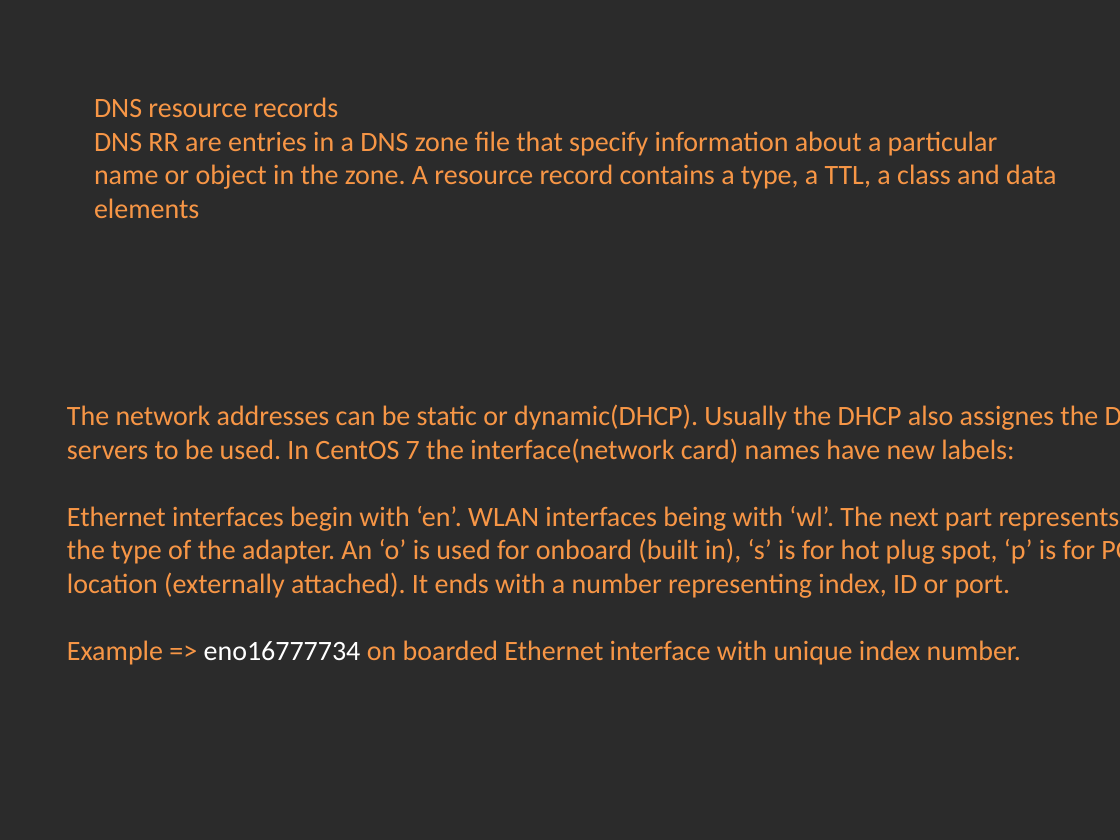
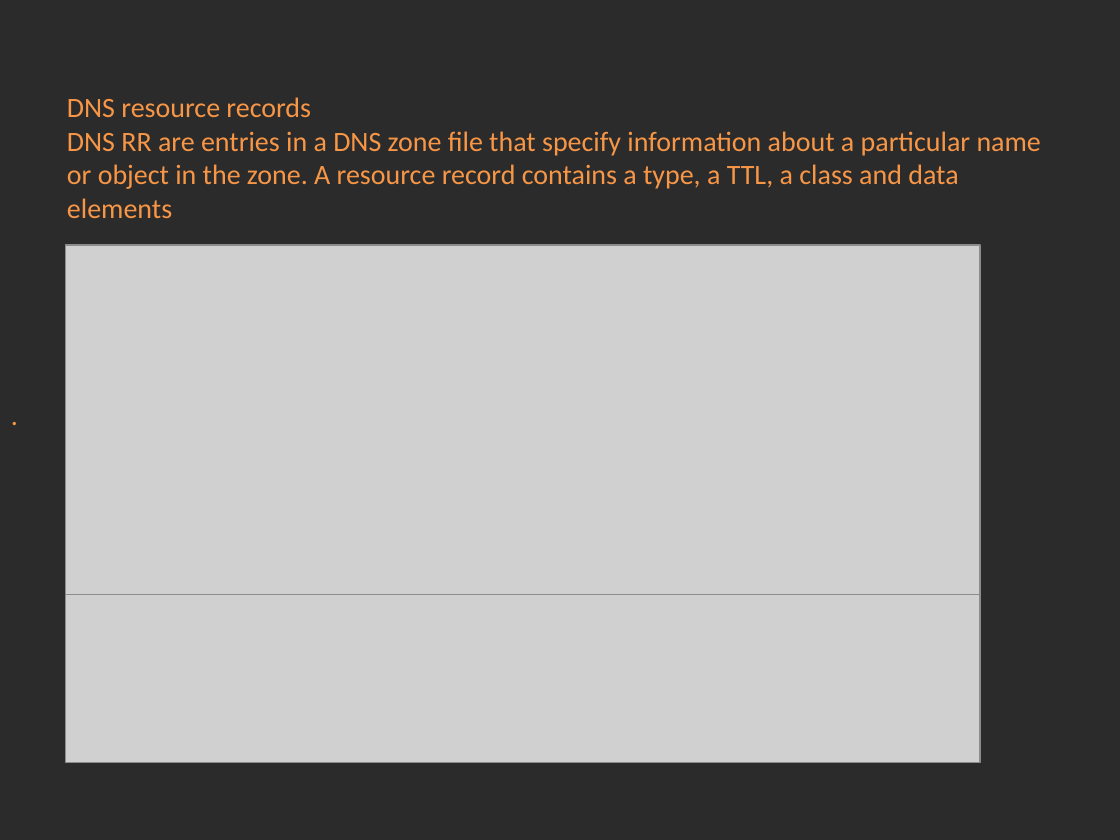
Before and after one commit to Academy-Soft-Intellect/Linux-Course, a slide deck: slide 4 of 06.Networking/06-DNS.pptx. Drawn at 1120x840 pixels with LibreOffice and Linux fonts; fonts in the diff are those of the drawing; grey boxes stand for pictures; background and template pictures are left out; a plain dark background stands for a picture behind light text. Boxes give left, top, right and bottom in pixels: in the first picture for what was removed or moved away, otherwise in the second. Text is boxed around its words. In the diff, an @@ line names an element or a change of style, - is before the commit and + after.

```diff
--- a/06.Networking/06-DNS.pptx
+++ b/06.Networking/06-DNS.pptx
@@ text "DNS resource records" rewrapped from (x1=94, y1=97, x2=1056, y2=218) to (x1=67, y1=97, x2=1041, y2=218) @@
@@ picture added at (x1=65, y1=245, x2=980, y2=597) @@
@@ text at (x1=67, y1=405, x2=1120, y2=665): text changed @@
-The network addresses can be static or dynamic(DHCP). Usually the DHCP also assignes the DNS servers to be used. In CentOS 7 the interface(network card) names have new labels:
-Ethernet interfaces begin with ‘en’. WLAN interfaces being with ‘wl’. The next part represents the type of the adapter. An ‘o’ is used for onboard (built in), ‘s’ is for hot plug spot, ‘p’ is for PCI location (externally attached). It ends with a number representing index, ID or port.
-Example => eno16777734 on boarded Ethernet interface with unique index number.
+.
@@ picture added at (x1=65, y1=595, x2=980, y2=762) @@
```
Also in this commit, not shown: 1 other slide changed, 2 slides added, 1 slide removed.
